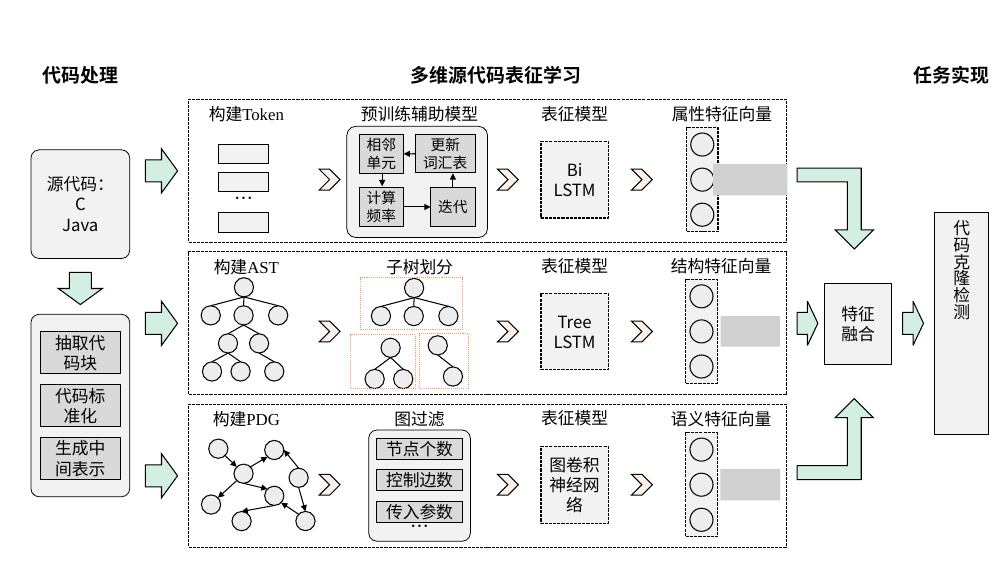
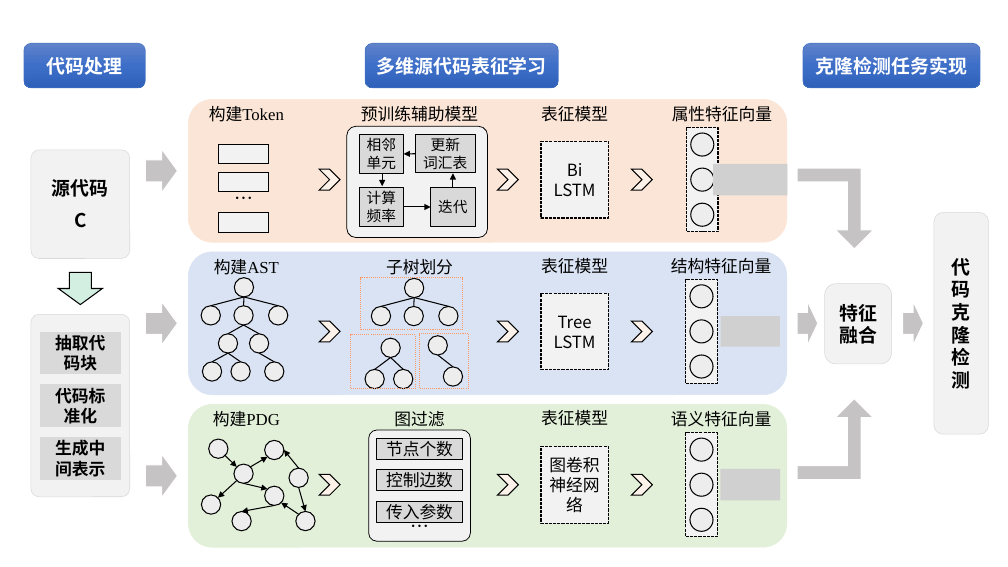
Before and after one commit to Wangdan-code/New_Graduation_Thesis, a slide deck: slide 5 of graduate-thesis/figures/ppt.pptx. Drawn at 1008x567 pixels with LibreOffice and Linux fonts; fonts in the diff are those of the drawing; grey boxes stand for pictures. Boxes give left, top, right and bottom in pixels: in the first picture for what was removed or moved away, otherwise in the second. Text is boxed around its words. In the diff, an @@ line names an element or a change of style, - is before the commit and + after.

```diff
--- a/graduate-thesis/figures/ppt.pptx
+++ b/graduate-thesis/figures/ppt.pptx
@@ rounded rectangle "代码处理": place and size @@
-rounded rectangle "代码处理" at bbox=[43, 66, 119, 84]
+rounded rectangle "代码处理" at bbox=[23, 43, 145, 88]
@@ rounded rectangle "代码处理" at bbox=[23, 43, 145, 88]: text colour #000000 to #FFFFFF; vertical alignment top to middle; fill none to gradient #6183CB to #3E70CA to #3062BB; outline none to #4472C4 0.5 pt @@
@@ rounded rectangle "多维源代码表征学习" at bbox=[365, 43, 559, 88]: text colour #000000 to #FFFFFF; vertical alignment top to middle; fill none to gradient #6183CB to #3E70CA to #3062BB; outline none to #4472C4 0.5 pt @@
@@ rounded rectangle "多维源代码表征学习": place and size @@
-rounded rectangle "多维源代码表征学习" at bbox=[411, 66, 581, 84]
+rounded rectangle "多维源代码表征学习" at bbox=[365, 43, 559, 88]
@@ rounded rectangle "克隆检测任务实现": place and size @@
-rounded rectangle "克隆检测任务实现" at bbox=[913, 66, 989, 84]
+rounded rectangle "克隆检测任务实现" at bbox=[803, 43, 981, 88]
@@ rounded rectangle "克隆检测任务实现" at bbox=[803, 43, 981, 88]: vertical alignment top to middle; fill none to gradient #6183CB to #3E70CA to #3062BB; outline none to #4472C4 0.5 pt @@
@@ text in rounded rectangle at bbox=[816, 57, 967, 75]: text changed; text colour #000000 to #FFFFFF @@
-任务实现
+克隆检测任务实现
@@ rounded rectangle at bbox=[188, 100, 786, 243]: rectangle to rounded rectangle; fill none to #FBE5D6; outline #000000 1 pt dashed to #FBE5D6 0.5 pt @@
@@ rounded rectangle "源代码" at bbox=[31, 150, 130, 259]: outline #000000 0.75 pt to #D9D9D9 0.5 pt @@
@@ text in rounded rectangle at bbox=[52, 179, 109, 197]: text changed; size 16 to 18 pt; bold on @@
-源代码：
+源代码
@@ fill #A7E1C5 at 50% opacity to #C5C3C3; outline #000000 1 pt to #FFFFFF 1 pt in 7 elements at bbox=[145, 149, 177, 193], bbox=[145, 301, 177, 345], bbox=[145, 454, 177, 498], bbox=[797, 399, 873, 479], bbox=[797, 302, 818, 346], bbox=[903, 302, 924, 346], bbox=[797, 168, 873, 249] @@
@@ text in rounded rectangle at bbox=[62, 218, 98, 232]: paragraph removed @@
-Java
@@ text in rounded rectangle at bbox=[74, 212, 86, 228]: size 16 to 18 pt, bold on in "C"; more space between paragraphs @@
@@ rounded rectangle "代码克隆检测" at bbox=[934, 212, 988, 434]: size 16 to 18 pt, bold on; more space between paragraphs; rectangle to rounded rectangle; outline #000000 0.75 pt to #D9D9D9 0.5 pt @@
@@ rounded rectangle at bbox=[188, 252, 786, 395]: rectangle to rounded rectangle; fill none to #DAE3F3; outline #000000 1 pt dashed to #DAE3F3 0.5 pt @@
@@ rounded rectangle "特征" at bbox=[825, 284, 892, 364]: size 16 to 18 pt, bold on; rectangle to rounded rectangle; outline #000000 0.75 pt to #D9D9D9 0.5 pt @@
@@ rounded rectangle at bbox=[31, 315, 130, 497]: outline #000000 0.75 pt to #D9D9D9 0.5 pt @@
@@ rounded rectangle at bbox=[188, 405, 786, 547]: rectangle to rounded rectangle; fill none to #E2F0D9; outline #000000 1 pt dashed to #E2F0D9 0.5 pt @@
@@ bold on; more space between paragraphs; outline #000000 0.75 pt to #D9D9D9 0.5 pt in 3 elements at bbox=[40, 332, 120, 374], bbox=[40, 385, 120, 426], bbox=[40, 438, 120, 479] @@
```
Also in this commit, not shown: 4 other slides changed, 1 slide removed, 9 other files.
